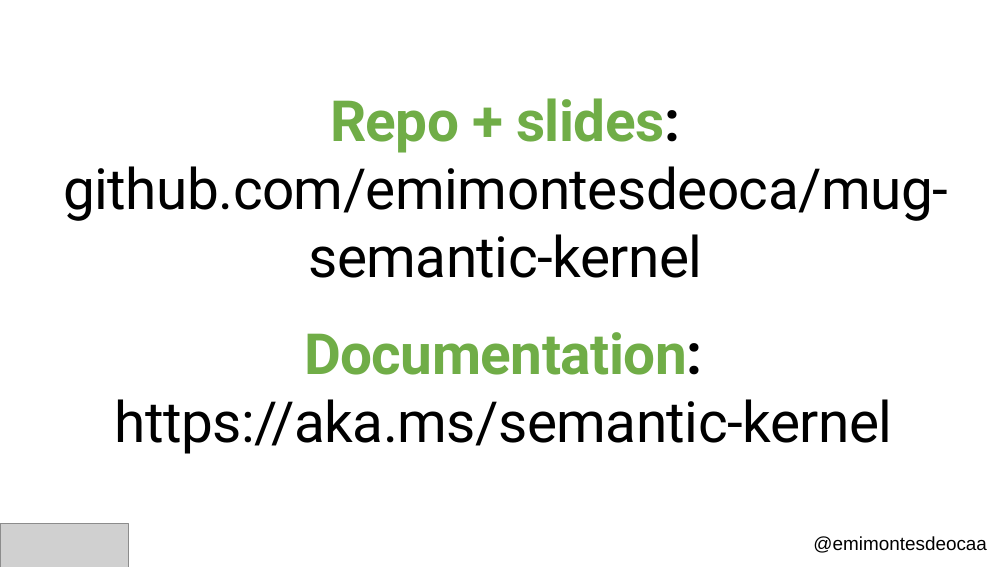
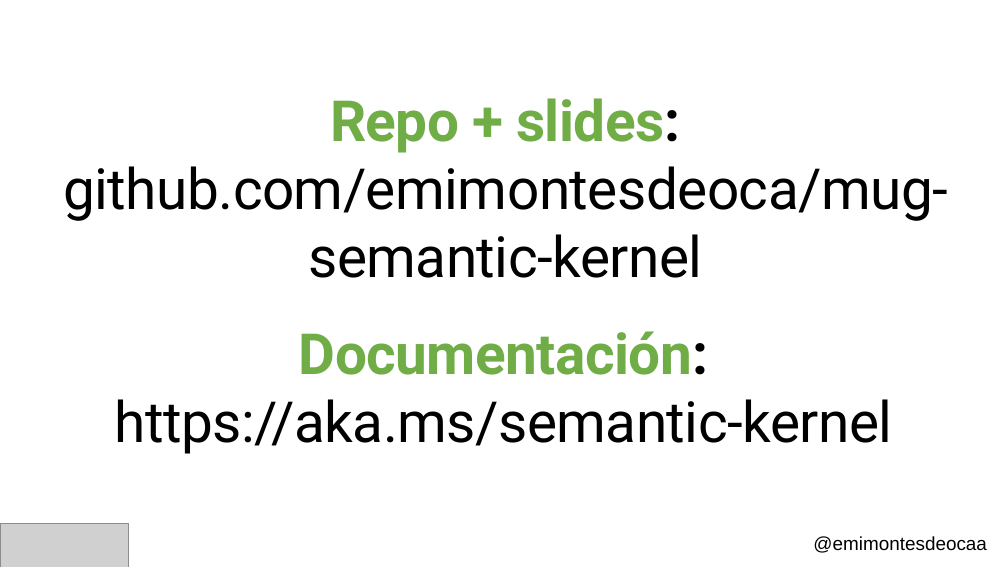
Before and after one commit to emimontesdeoca/mug-semantic-kernel, a slide deck: slide 14 of slides/mug-30-slides-emiliano.pptx. Drawn at 1008x567 pixels with LibreOffice and Linux fonts; fonts in the diff are those of the drawing; grey boxes stand for pictures. Boxes give left, top, right and bottom in pixels: in the first picture for what was removed or moved away, otherwise in the second. Text is boxed around its words. In the diff, an @@ line names an element or a change of style, - is before the commit and + after.

```diff
--- a/slides/mug-30-slides-emiliano.pptx
+++ b/slides/mug-30-slides-emiliano.pptx
@@ text at (115, 331, 893, 454): text changed @@
-Documentation:
-https://aka.ms/semantic-kernel
+Documentación:
+https://aka.ms/semantic-kernel
```
Also in this commit, not shown: 2 other slides changed.
